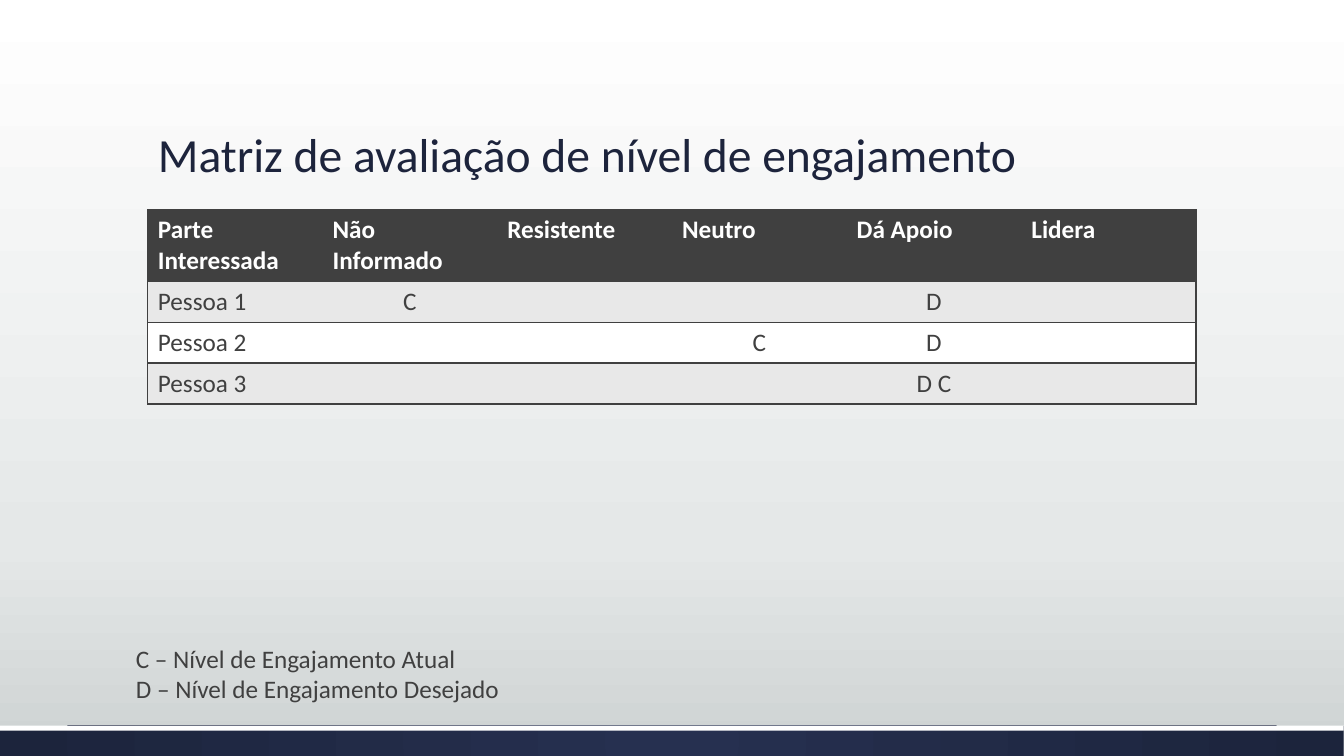
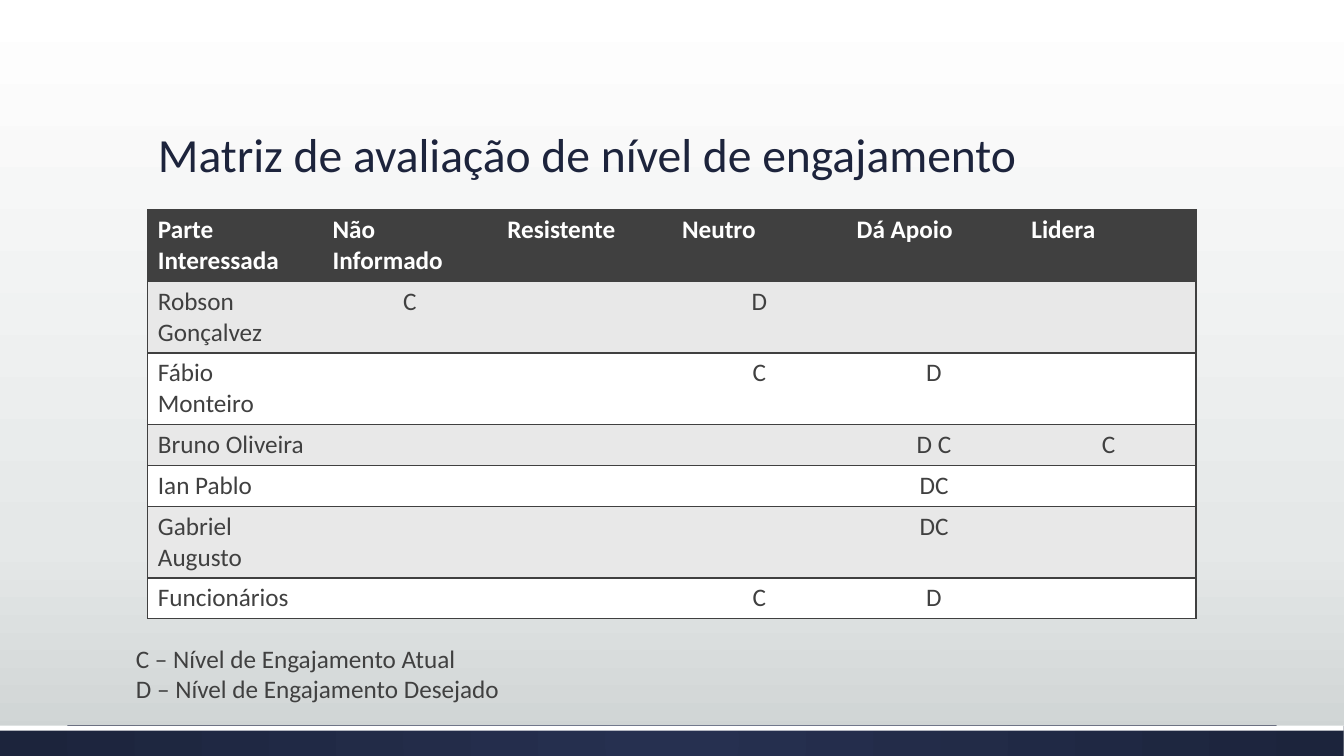
Before and after one commit to brunoedu/gestaoprojetos, a slide deck: slide 5 of 2. Registro das Partes Interessadas - Template.pptx. Drawn at 1344x756 pixels with LibreOffice and Linux fonts; fonts in the diff are those of the drawing. Boxes give left, top, right and bottom in pixels: in the first picture for what was removed or moved away, otherwise in the second. Text is boxed around its words. In the diff, an @@ line names an element or a change of style, - is before the commit and + after.

```diff
--- a/2. Registro das Partes Interessadas - Template.pptx
+++ b/2. Registro das Partes Interessadas - Template.pptx
@@ table at bbox=[148, 210, 1195, 615] @@
-row 2: Pessoa 1 | C |  |  | D | 
-row 3: Pessoa 2 |  |  | C | D | 
-row 4: Pessoa 3 |  |  |  | D C | 
+row 2: Robson Gonçalvez | C |  | D |  | 
+row 3: Fábio Monteiro |  |  | C | D | 
+row 4: Bruno Oliveira |  |  |  | D C | C
+row 5: Ian Pablo |  |  |  | DC | 
+row 6: Gabriel Augusto |  |  |  | DC | 
+row 7: Funcionários |  |  | C | D | 
```
Also in this commit, not shown: 4 other slides changed, 4 other files.
